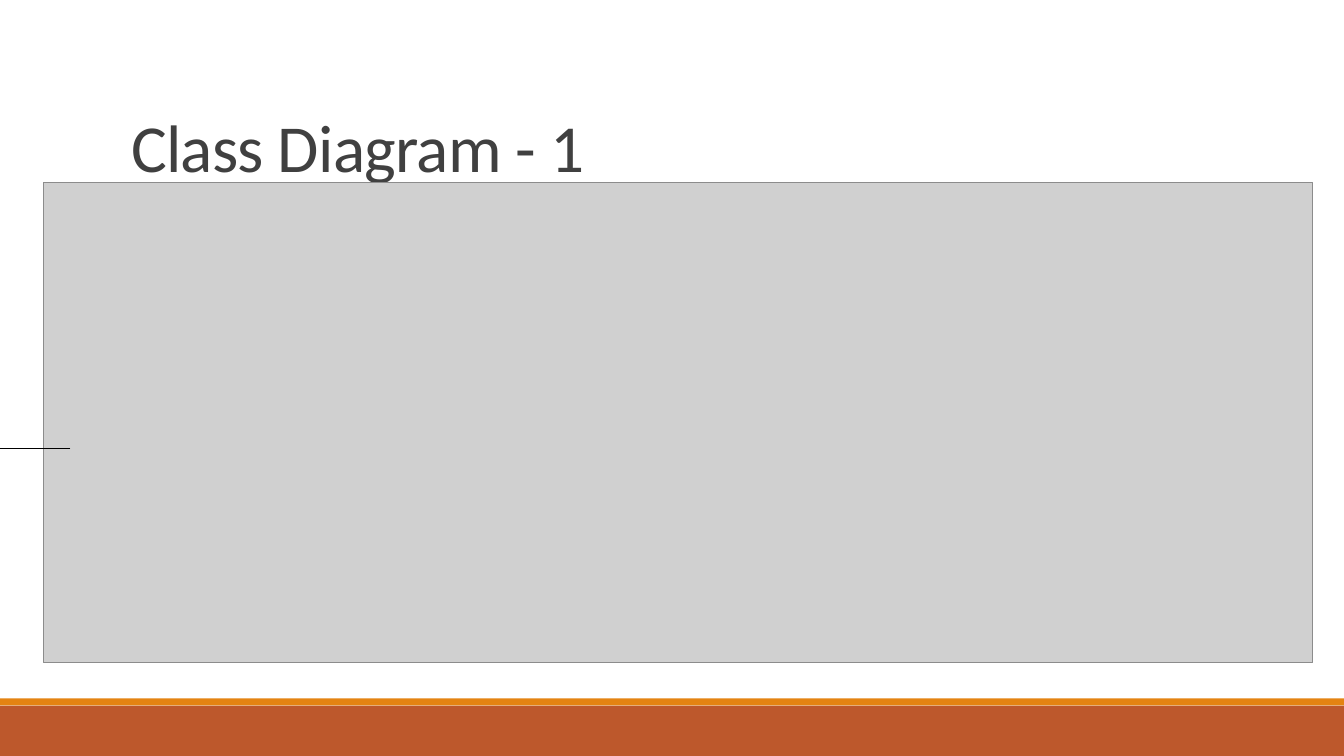
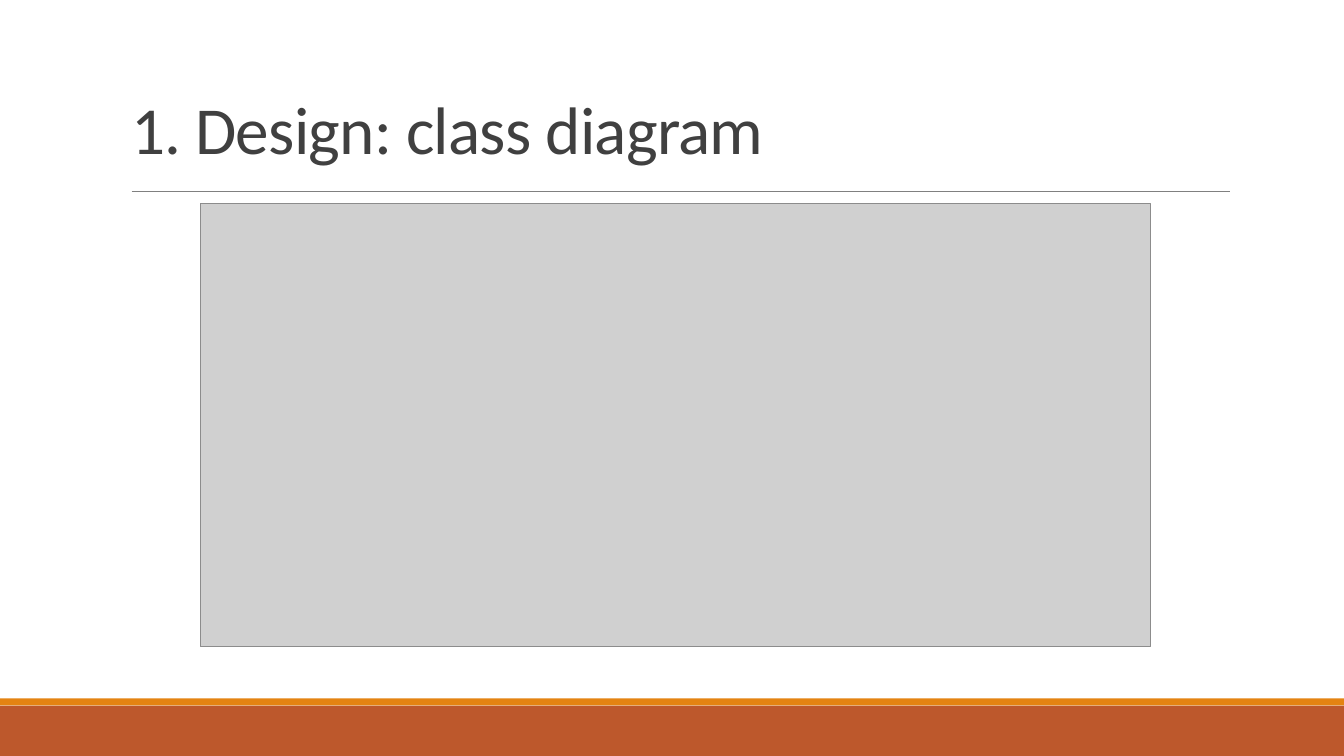
Before and after one commit to IgnaceBleukx/Software-Ontwerp, a slide deck: slide 7 of Presentaties/Iteration2.pptx (slide 3 before the commit). Drawn at 1344x756 pixels with LibreOffice and Linux fonts; fonts in the diff are those of the drawing; grey boxes stand for pictures. Boxes give left, top, right and bottom in pixels: in the first picture for what was removed or moved away, otherwise in the second. Text is boxed around its words. In the diff, an @@ line names an element or a change of style, - is before the commit and + after.

```diff
--- a/Presentaties/Iteration2.pptx
+++ b/Presentaties/Iteration2.pptx
@@ title at (131,107,764,166): text changed @@
-Class Diagram - 1
+1. Design: class diagram
@@ line added from (132, 192) to (1231, 192), #808080 0.5 pt @@
@@ picture: place and size @@
-picture at (43,182,1314,663)
+picture at (201,204,1151,647)
@@ line removed from (71, 449) to (0, 449) @@
```
Also in this commit, not shown: 23 other slides changed, 12 slides added, 10 slides removed.
